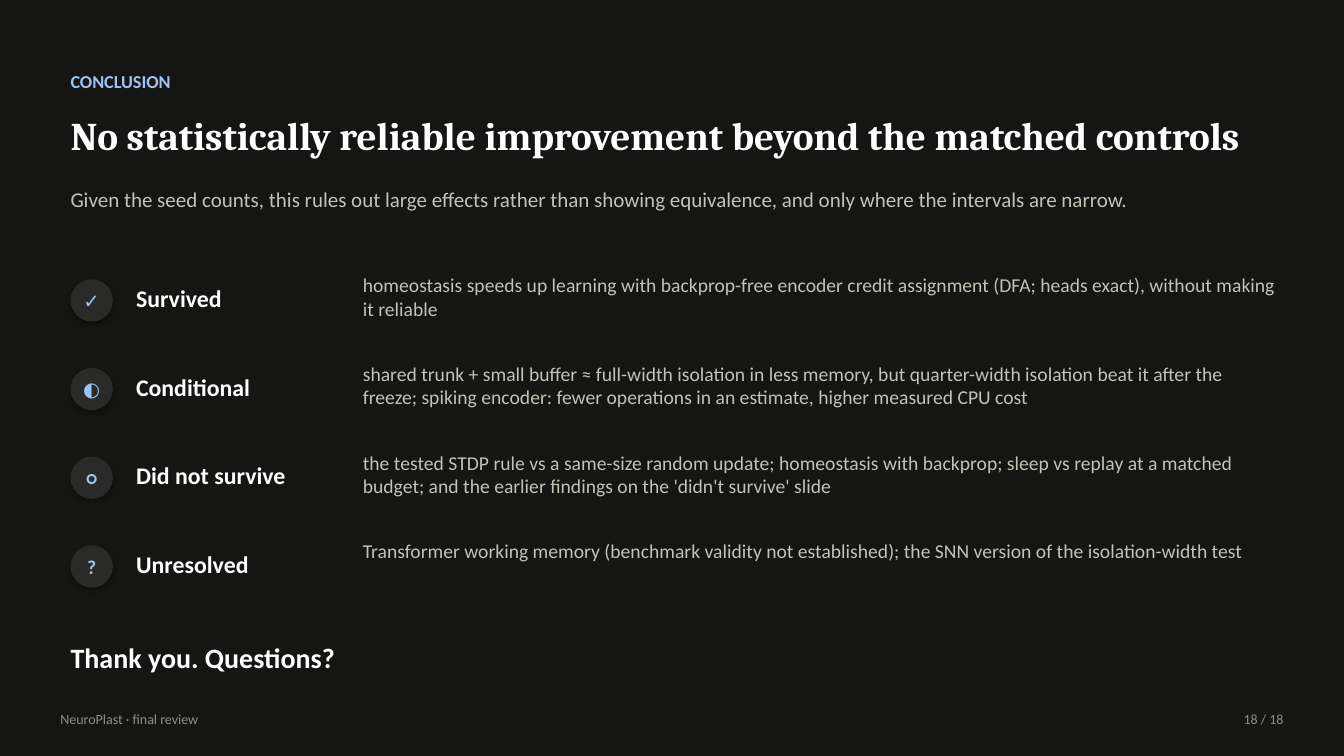
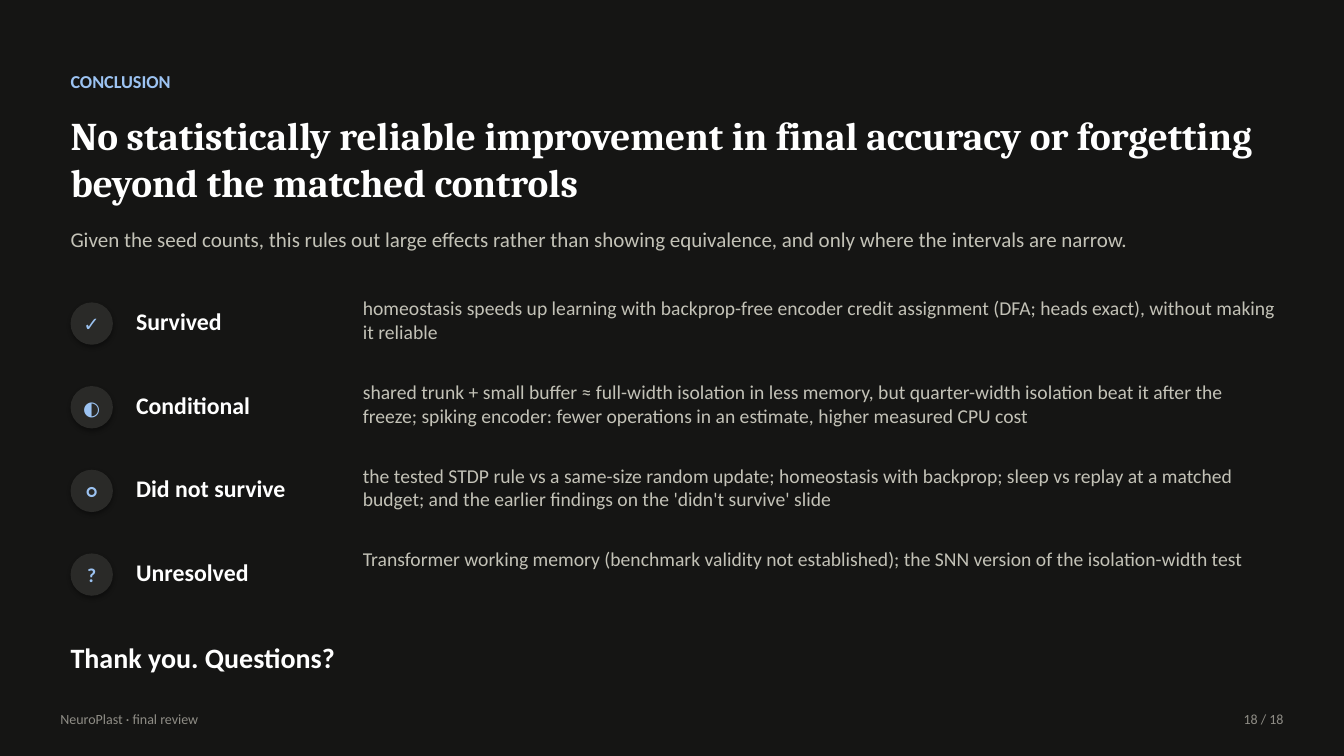
Before and after one commit to VT69/NeuroPlast, a slide deck: slide 18 of presentation/NeuroPlast_final_review.pptx. Drawn at 1344x756 pixels with LibreOffice and Linux fonts; fonts in the diff are those of the drawing. Boxes give left, top, right and bottom in pixels: in the first picture for what was removed or moved away, otherwise in the second. Text is boxed around its words. In the diff, an @@ line names an element or a change of style, - is before the commit and + after.

```diff
--- a/presentation/NeuroPlast_final_review.pptx
+++ b/presentation/NeuroPlast_final_review.pptx
@@ text at bbox=[71, 122, 1252, 206]: text changed @@
-No statistically reliable improvement beyond the matched controls
+No statistically reliable improvement in final accuracy or forgetting beyond the matched controls
@@ text "Given the seed counts, this ...": place and size @@
-text "Given the seed counts, this ..." at bbox=[71, 192, 1126, 211]
+text "Given the seed counts, this ..." at bbox=[71, 232, 1126, 251]
@@ 3 texts, 1 ellipse: place and size @@
-3 texts, 1 ellipse at bbox=[71, 278, 1274, 322]
+3 texts, 1 ellipse at bbox=[71, 301, 1274, 345]
@@ 3 texts, 1 ellipse: place and size @@
-3 texts, 1 ellipse at bbox=[71, 367, 1223, 410]
+3 texts, 1 ellipse at bbox=[71, 385, 1223, 429]
@@ 3 texts, 1 ellipse: place and size @@
-3 texts, 1 ellipse at bbox=[71, 456, 1232, 499]
+3 texts, 1 ellipse at bbox=[71, 469, 1232, 512]
@@ 3 texts, 1 ellipse: place and size @@
-3 texts, 1 ellipse at bbox=[71, 544, 1242, 588]
+3 texts, 1 ellipse at bbox=[71, 552, 1242, 596]
```
Also in this commit, not shown: 3 other slides changed, 5 other files.
